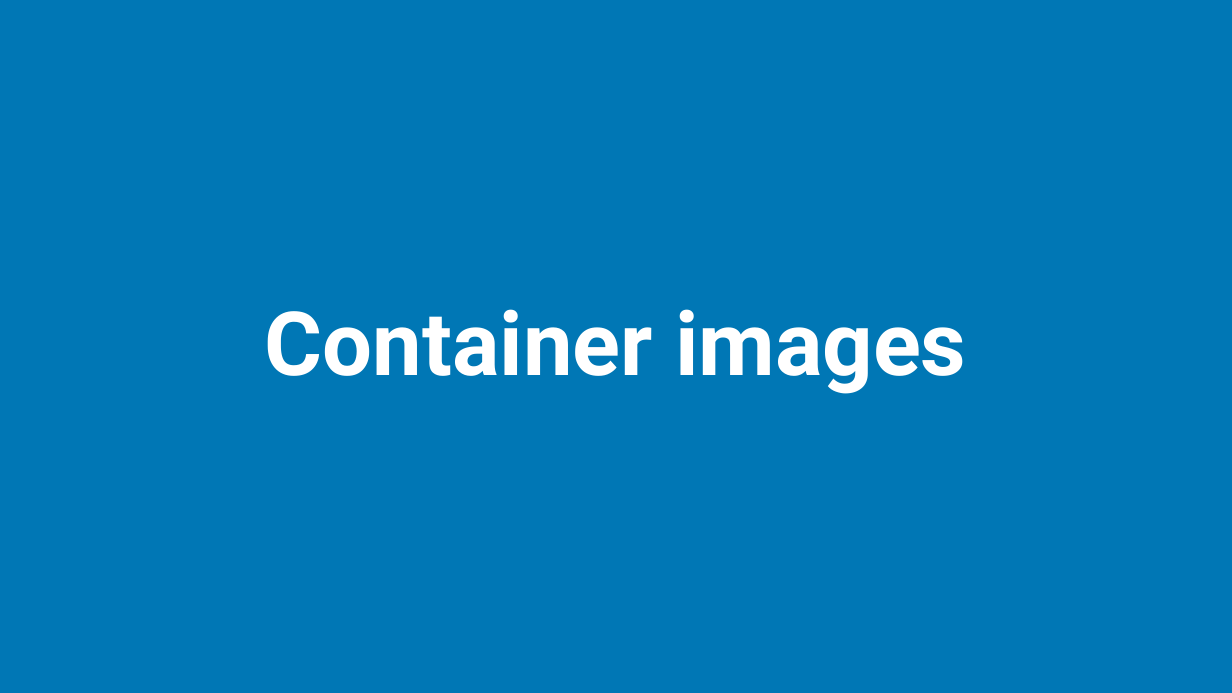
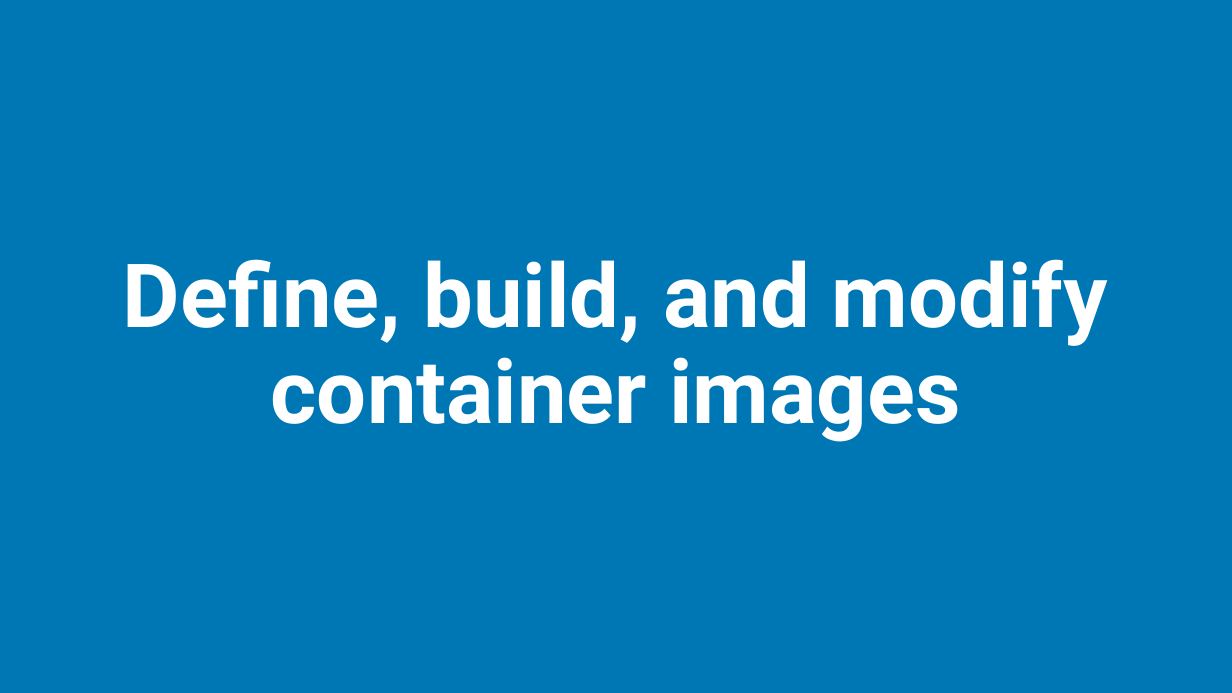
Before and after one commit to rdiazconcha/ckad-exam-prep, a slide deck: slide 1 of chapter-01/01-containerimages/01_01_containerimages.pptx. Drawn at 1232x693 pixels with LibreOffice and Linux fonts; fonts in the diff are those of the drawing. Boxes give left, top, right and bottom in pixels: in the first picture for what was removed or moved away, otherwise in the second. Text is boxed around its words. In the diff, an @@ line names an element or a change of style, - is before the commit and + after.

```diff
--- a/chapter-01/01-containerimages/01_01_containerimages.pptx
+++ b/chapter-01/01-containerimages/01_01_containerimages.pptx
@@ title at [123,259,1108,442]: text changed @@
-Container images
+Define, build, and modify container images
```
Also in this commit, not shown: 2 other slides changed, 3 other files.
